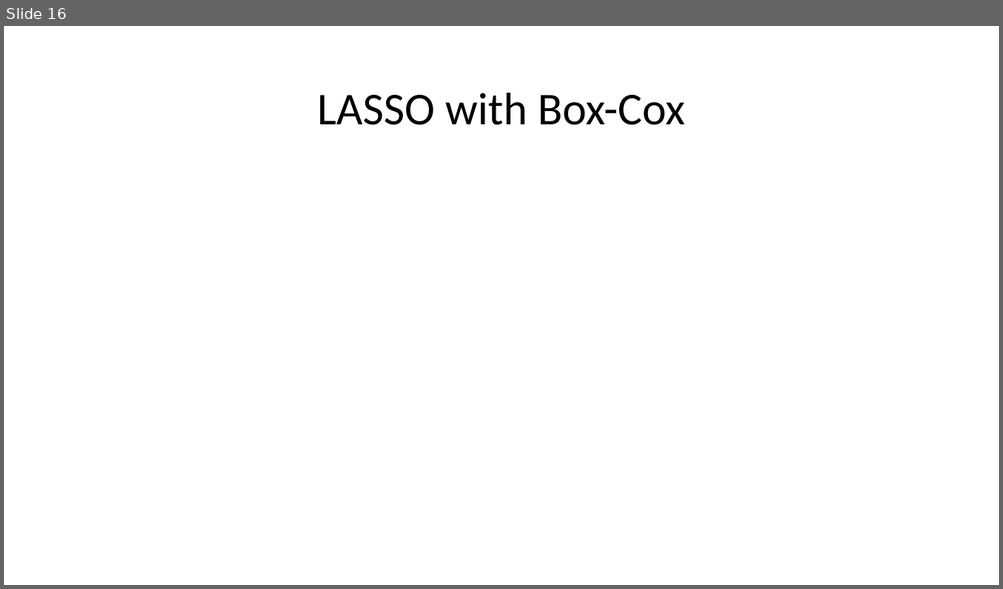
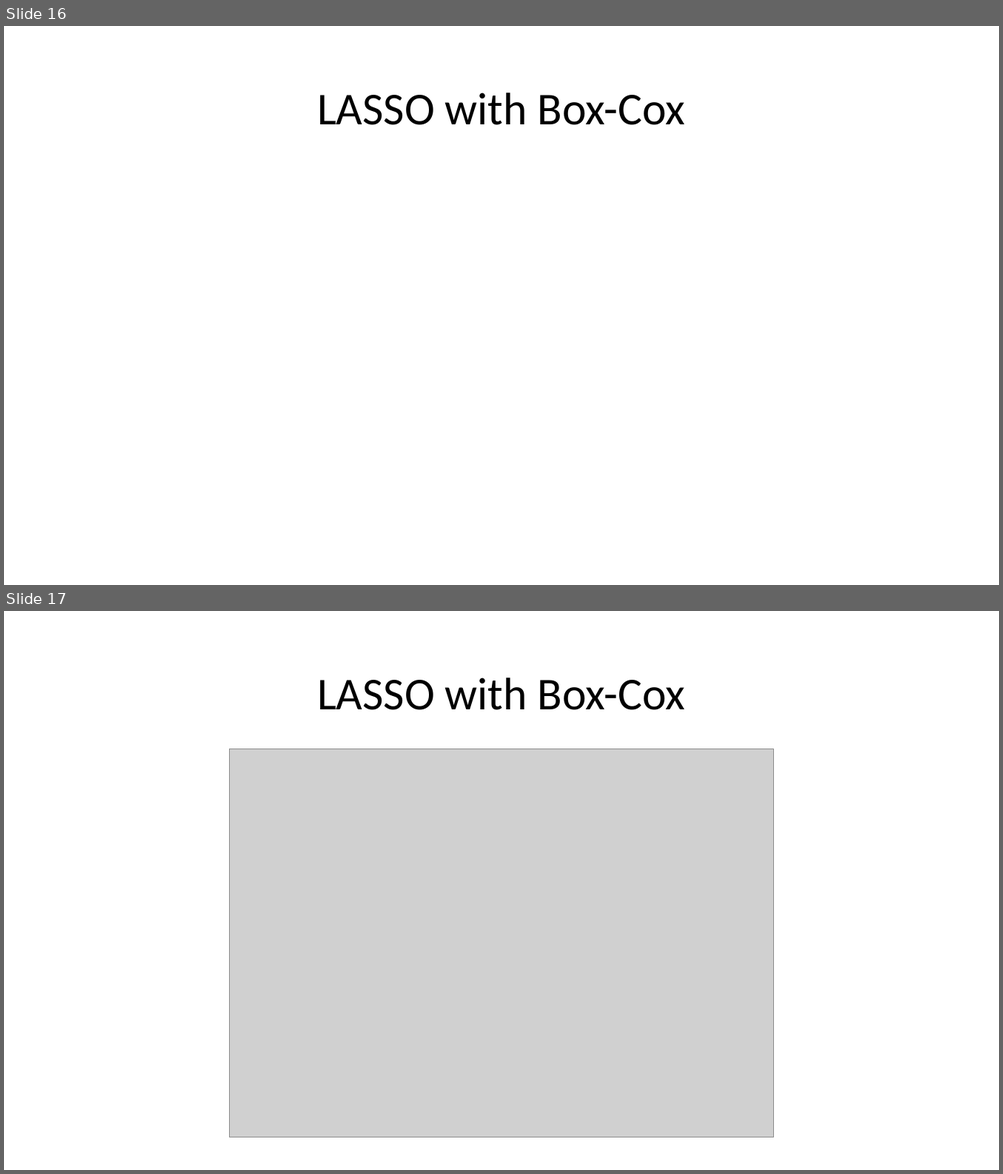
Before and after one commit to wruth1/HD_Box-Cox, a slide deck: Presentations/JSM 2020.pptx. Shown one above the other, each under a label of ours: slide 16 before the commit, slides 16 and 17 after it. The pictures are 1003x589 and 1003x1174 pixels, drawn with LibreOffice and Linux fonts; fonts in the diff are those of the drawing; grey boxes stand for pictures. Boxes give left, top, right and bottom in pixels: in the first picture for what was removed or moved away, otherwise in the second. Text is boxed around its words. In the diff, an @@ line names an element or a change of style, - is before the commit and + after.

```diff
--- a/Presentations/JSM 2020.pptx
+++ b/Presentations/JSM 2020.pptx
@@ slide 17 added at <box>4,611,999,1170</box>, background #FFFFFF @@
@@ title added at <box>317,678,685,710</box>, 44 pt, text #000000 @@
+LASSO with Box-Cox
@@ picture added at <box>229,749,774,1138</box> @@
```
Also in this commit, not shown: 3 other slides added, 14 other files.
